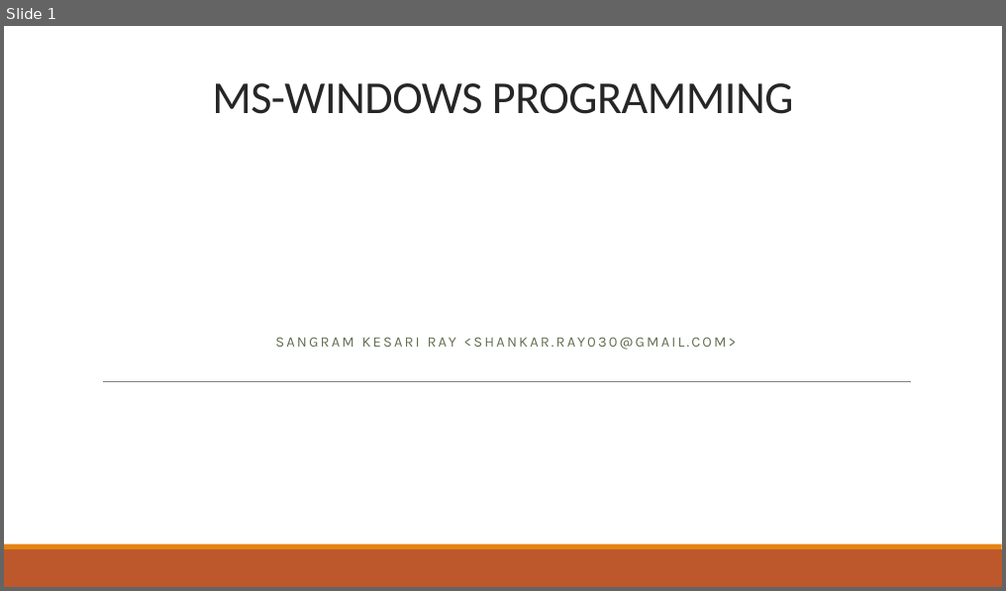
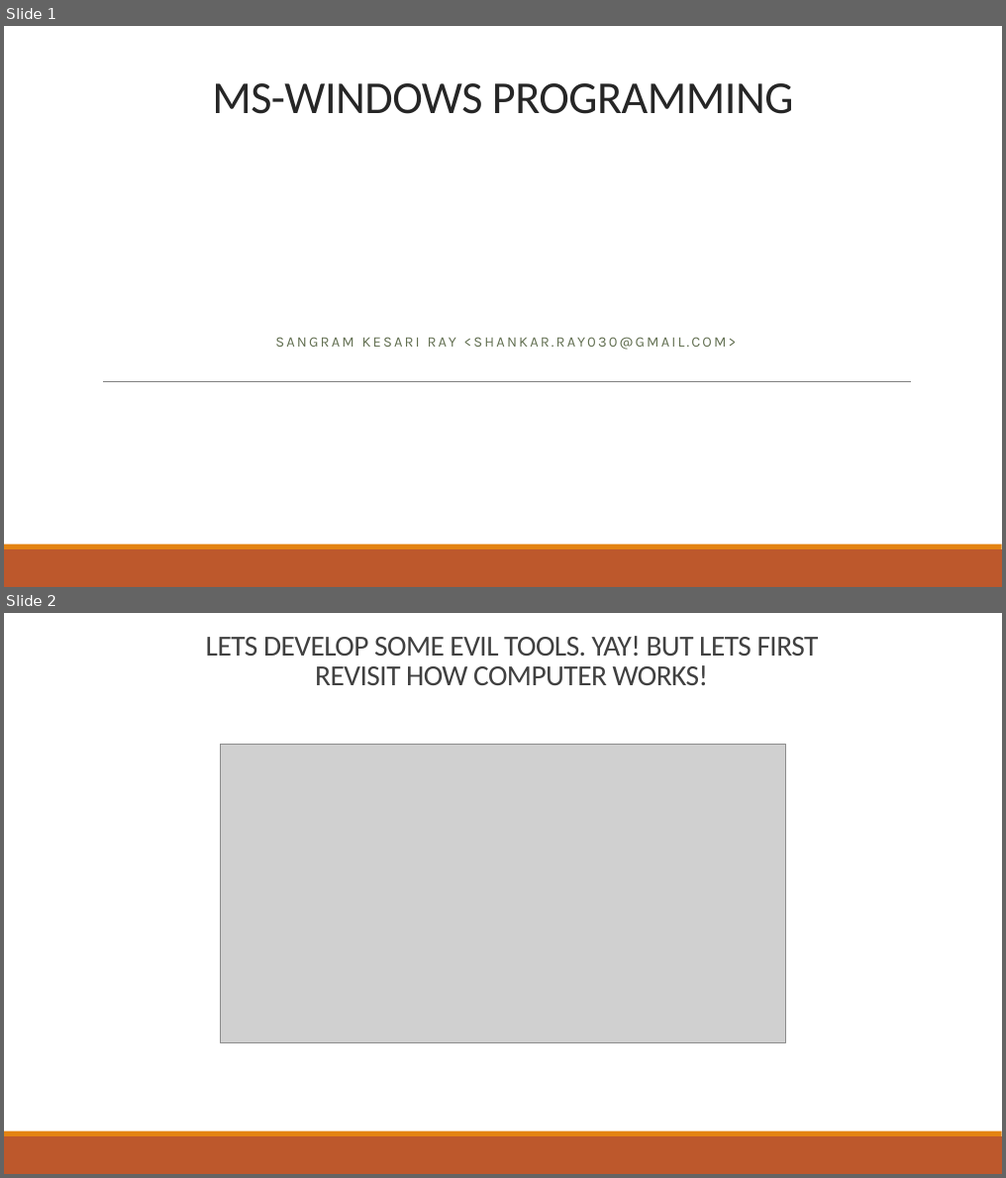
Before and after one commit to b1nch3f/Assembly-Language-Tutorials-for-Windows, a slide deck: 11 MS-Windows Programming/MS-Windows Programming.pptx. Shown one above the other, each under a label of ours: slide 1 before the commit, slides 1 and 2 after it. The pictures are 1006x591 and 1006x1178 pixels, drawn with LibreOffice and Linux fonts; fonts in the diff are those of the drawing; grey boxes stand for pictures. Boxes give left, top, right and bottom in pixels: in the first picture for what was removed or moved away, otherwise in the second. Text is boxed around its words. In the diff, an @@ line names an element or a change of style, - is before the commit and + after.

```diff
--- a/11 MS-Windows Programming/MS-Windows Programming.pptx
+++ b/11 MS-Windows Programming/MS-Windows Programming.pptx
@@ slide 2 added at bbox=[4, 613, 1002, 1174], background #FFFFFF; not listed: 2 template elements that a slide beside it also shows @@
@@ title added at bbox=[206, 636, 819, 685], 28 pt, text #404040 @@
+LETS DEVELOP SOME EVIL TOOLS. YAY! BUT LETS FIRST REVISIT HOW COMPUTER WORKS!
@@ picture added at bbox=[221, 744, 786, 1043] @@
```
Also in this commit, not shown: 2 other slides added, 5 other files.
